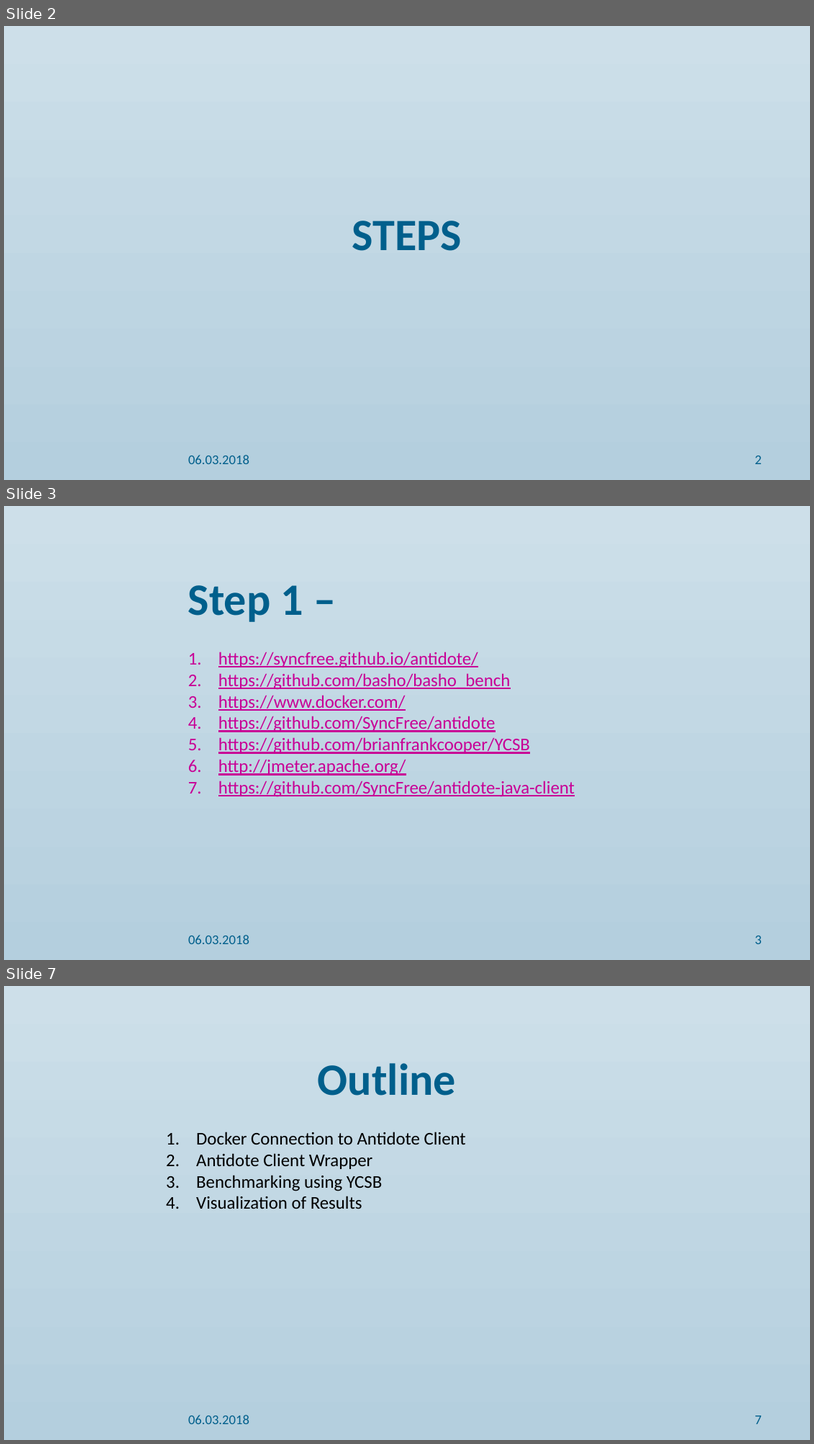
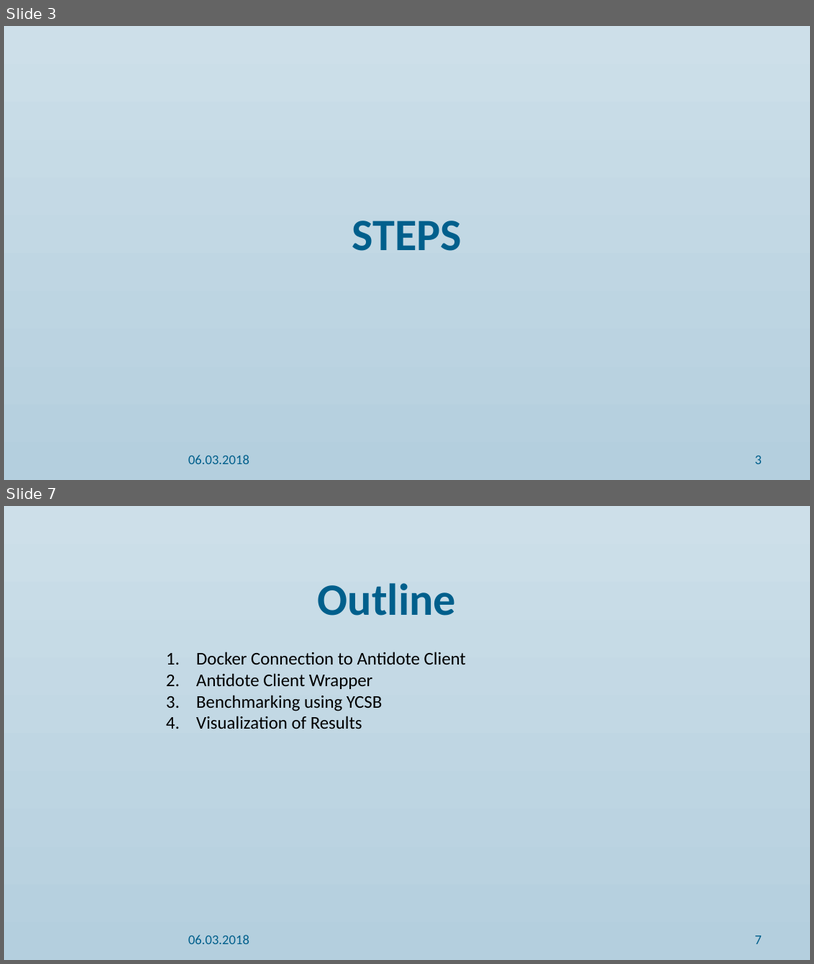
Before and after one commit to alkascaria/7_project4_antidote_benchmarks, a slide deck: Final Presentation/final presentation ppt.pptx. Shown one above the other, each under a label of ours: slides 2, 3 and 7 before the commit, slides 3 and 7 after it; the slides between them are not shown. The pictures are 814x1444 and 814x964 pixels, drawn with LibreOffice and Linux fonts; fonts in the diff are those of the drawing; background and template pictures are left out. Boxes give left, top, right and bottom in pixels: in the first picture for what was removed or moved away, otherwise in the second. Text is boxed around its words. In the diff, an @@ line names an element or a change of style, - is before the commit and + after.

```diff
--- a/Final Presentation/final presentation ppt.pptx
+++ b/Final Presentation/final presentation ppt.pptx
@@ slide 3 removed at <box>4,506,810,960</box>, background gradient #CDDFE9 to #B4CFDE @@
@@ title removed at <box>188,585,304,622</box> @@
-Step 1 –
@@ subtitle removed at <box>219,651,575,797</box> @@
-1. https://syncfree.github.io/antidote/
-2. https://github.com/basho/basho_bench
-3. https://www.docker.com/
-4. https://github.com/SyncFree/antidote
-5. https://github.com/brianfrankcooper/YCSB
-6. http://jmeter.apache.org/
-7. https://github.com/SyncFree/antidote-java-client
@@ text removed at <box>188,934,250,944</box> @@
-06.03.2018
@@ page number removed at <box>755,935,761,944</box> @@
-3
@@ what was slide 2 is now slide 3 @@
@@ page number at <box>755,455,761,464</box>: text changed @@
-2
+3
```
Also in this commit, not shown: 6 slides changed, 1 slide added, 4 other slides removed.
